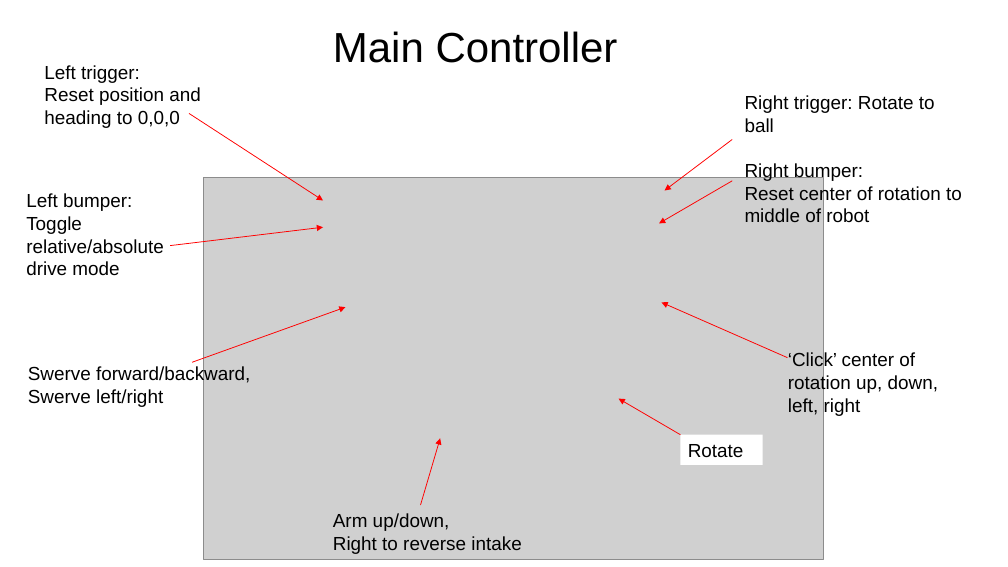
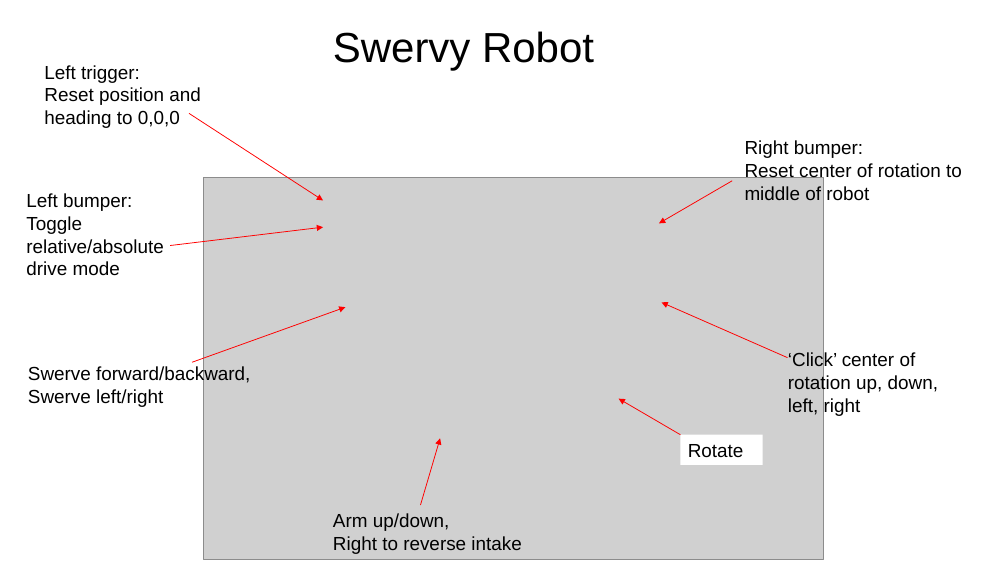
Before and after one commit to team2393/Summer2022, a slide deck: slide 1 of OperatorInterface.pptx. Drawn at 1008x567 pixels with LibreOffice and Linux fonts; fonts in the diff are those of the drawing; grey boxes stand for pictures. Boxes give left, top, right and bottom in pixels: in the first picture for what was removed or moved away, otherwise in the second. Text is boxed around its words. In the diff, an @@ line names an element or a change of style, - is before the commit and + after.

Commit message:
Tweak diagram

```diff
--- a/OperatorInterface.pptx
+++ b/OperatorInterface.pptx
@@ text at <box>333,31,594,70</box>: text changed @@
-Main Controller
+Swervy Robot
@@ text at <box>745,95,935,133</box>: paragraph removed @@
-Right trigger: Rotate to ball
@@ freeform shape removed at <box>665,139,732,191</box> @@
@@ text "Right bumper:": place and size @@
-text "Right bumper:" at <box>745,95,962,223</box>
+text "Right bumper:" at <box>745,140,962,201</box>
@@ freeform shape at <box>659,181,733,223</box>: outline redrawn @@
```
